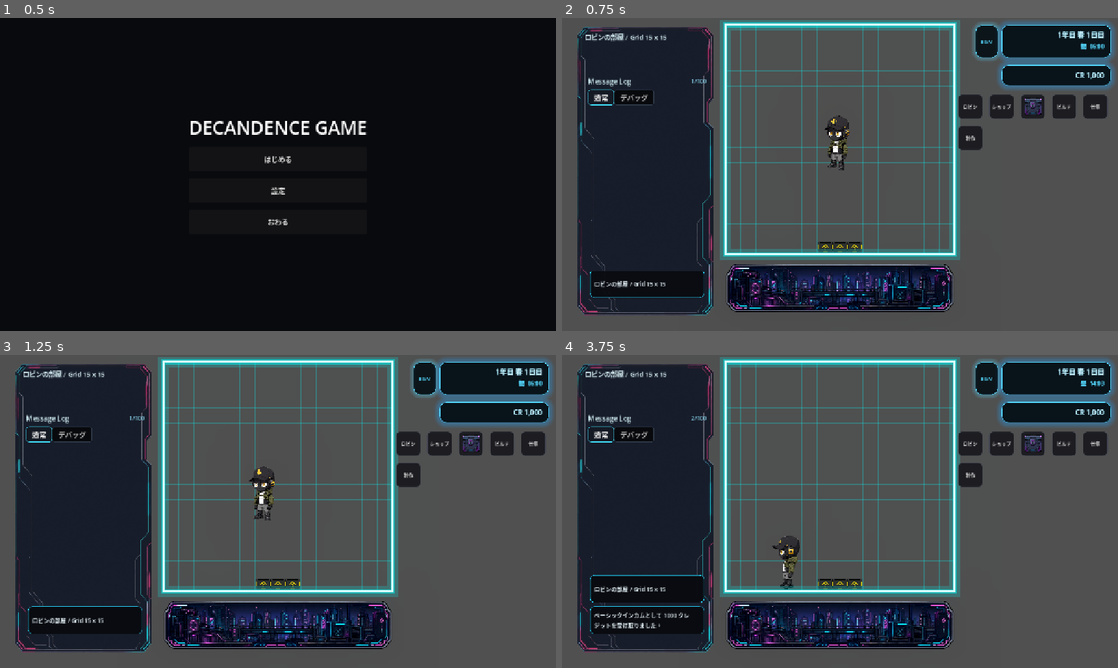
Above: before the commit, frames 1-4 (two rows, left to right).
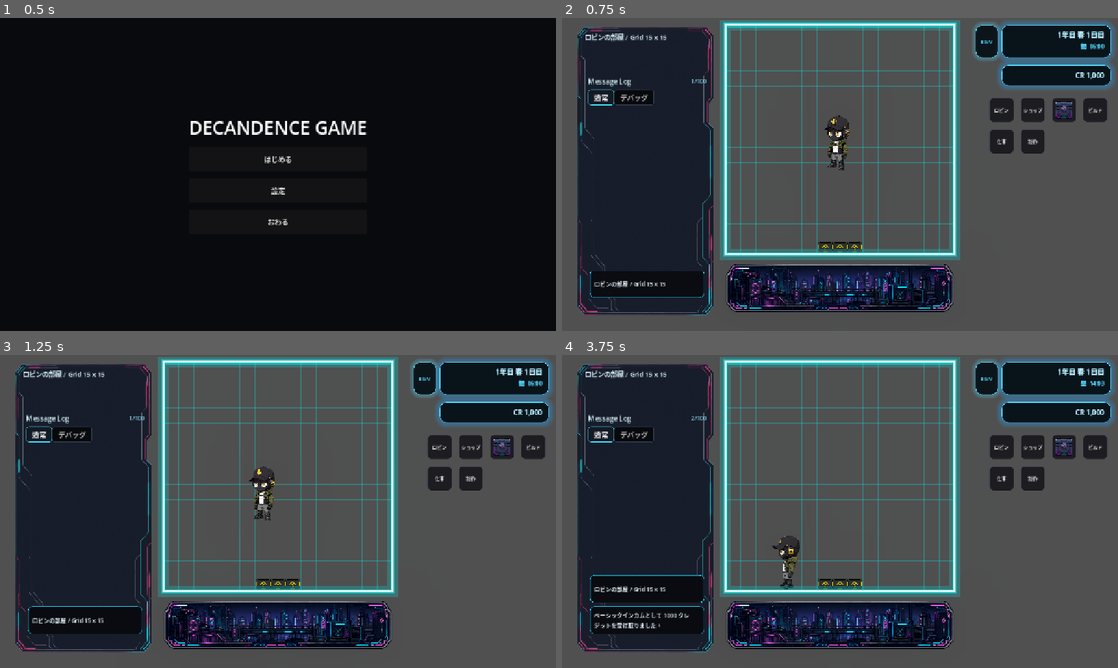
Above: after the commit, the same moments.

Repository: grimoire1089-coder/optimistic
Game: Godot game, scene res://Scenes/Boot/TitleScene.tscn
Two runs of this game, one before a commit and one after it. Both use one fixed random seed, a clock stepped at 60 frames per second and the inputs below. Sound files missing from this copy of the repository are replaced by a short silence.
Inputs:
- Up to frame 1 (0.5 s): no input
- Up to frame 2 (0.75 s): click "はじめる" at 0.5 s
- Up to frame 3 (1.25 s): no input
- Up to frame 4 (3.75 s): click "仕事" at 1.25 s; click "BGM" at 2 s; click "OFF" at 2.75 s; click "仕事001 8時間" at 3.5 s

Frame 1 is identical in both runs. In frame 2, 2.0% of the frame differs, in the area x 71-98%, y 24-44%; in frame 3, 2.0%; in frame 4, 2.0%.

Commit message:
Move HUD buttons away from map

Diff:
--- a/Scripts/UI/HUD/CraftButton.gd
+++ b/Scripts/UI/HUD/CraftButton.gd
@@ -4,18 +4,18 @@
 const DEFAULT_CLICK_SFX_PATH := "res://Assets/Audio/SFX/UI/UI_Click_001.ogg"
 const DEFAULT_LABEL_CODES := [0x5236, 0x4f5c]
 const HUD_BUTTON_SIZE := Vector2(56.0, 56.0)
-const HUD_BUTTON_GAP := 16.0
 const FIRST_ROW_BUTTON_SIZE := HUD_BUTTON_SIZE
-const FIRST_ROW_TOP := 176.0
-const FIRST_ROW_ROBIN_LEFT := -368.0
-const FIRST_ROW_SHOP_LEFT := -296.0
-const FIRST_ROW_INVENTORY_LEFT := -224.0
-const FIRST_ROW_BUILD_LEFT := -152.0
-const FIRST_ROW_WORK_LEFT := -80.0
-const SECOND_ROW_TOP_RIGHT_OFFSET := Vector2(FIRST_ROW_ROBIN_LEFT, 248.0)
+const FIRST_ROW_TOP := 184.0
+const FIRST_ROW_ROBIN_LEFT := -296.0
+const FIRST_ROW_SHOP_LEFT := -224.0
+const FIRST_ROW_INVENTORY_LEFT := -152.0
+const FIRST_ROW_BUILD_LEFT := -80.0
+const SECOND_ROW_WORK_LEFT := -296.0
+const SECOND_ROW_TOP := 256.0
+const SECOND_ROW_TOP_RIGHT_OFFSET := Vector2(-224.0, SECOND_ROW_TOP)
 const SECOND_ROW_BUTTON_SIZE := HUD_BUTTON_SIZE
-const SECOND_ROW_MENU_TOP_RIGHT_OFFSET := Vector2(FIRST_ROW_ROBIN_LEFT, 320.0)
-const SECOND_ROW_MENU_SIZE := Vector2(344.0, 260.0)
+const SECOND_ROW_MENU_TOP_RIGHT_OFFSET := Vector2(-344.0, 328.0)
+const SECOND_ROW_MENU_SIZE := Vector2(320.0, 260.0)
 
 @export var label_text: String = ""
 @export var craft_menu_path: NodePath = NodePath("../CraftMenu")
@@ -84,7 +84,7 @@
 
 
 func _apply_square_button_layout() -> void:
-	custom_minimum_size = HUD_BUTTON_SIZE
+	custom_minimum_size = SECOND_ROW_BUTTON_SIZE
 	anchor_left = 1.0
 	anchor_top = 0.0
 	anchor_right = 1.0
@@ -103,7 +103,7 @@
 	_place_canvas_sibling("ShopButton", Vector2(FIRST_ROW_SHOP_LEFT, FIRST_ROW_TOP), FIRST_ROW_BUTTON_SIZE)
 	_place_canvas_sibling("InventoryButton", Vector2(FIRST_ROW_INVENTORY_LEFT, FIRST_ROW_TOP), FIRST_ROW_BUTTON_SIZE)
 	_place_canvas_sibling("BuildModeButton", Vector2(FIRST_ROW_BUILD_LEFT, FIRST_ROW_TOP), FIRST_ROW_BUTTON_SIZE)
-	_place_canvas_sibling("WorkCreditButton", Vector2(FIRST_ROW_WORK_LEFT, FIRST_ROW_TOP), FIRST_ROW_BUTTON_SIZE)
+	_place_canvas_sibling("WorkCreditButton", Vector2(SECOND_ROW_WORK_LEFT, SECOND_ROW_TOP), FIRST_ROW_BUTTON_SIZE)
 	_place_top_right_control(self, SECOND_ROW_TOP_RIGHT_OFFSET, SECOND_ROW_BUTTON_SIZE)
 	var craft_menu := _find_craft_menu() as Control
 	if craft_menu == null:
